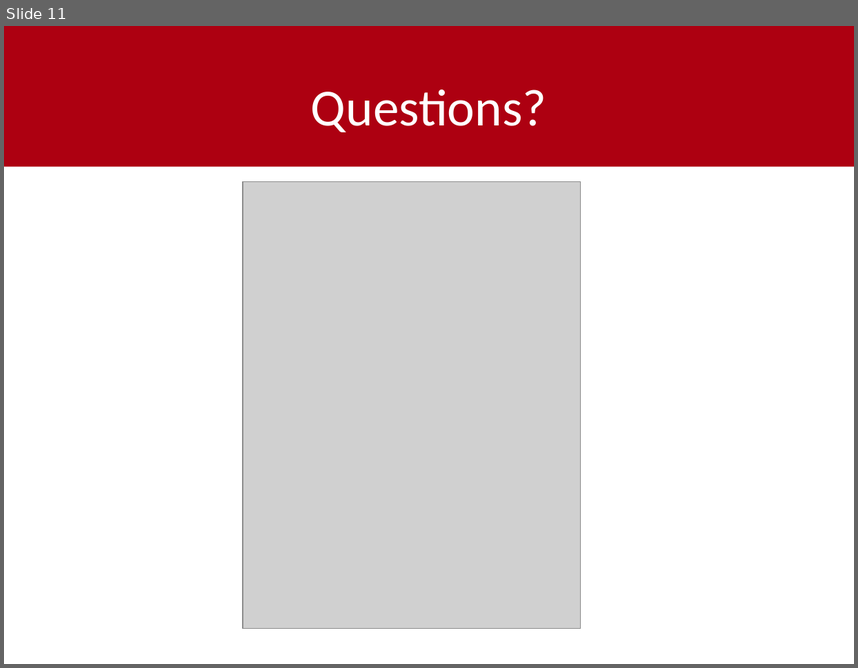
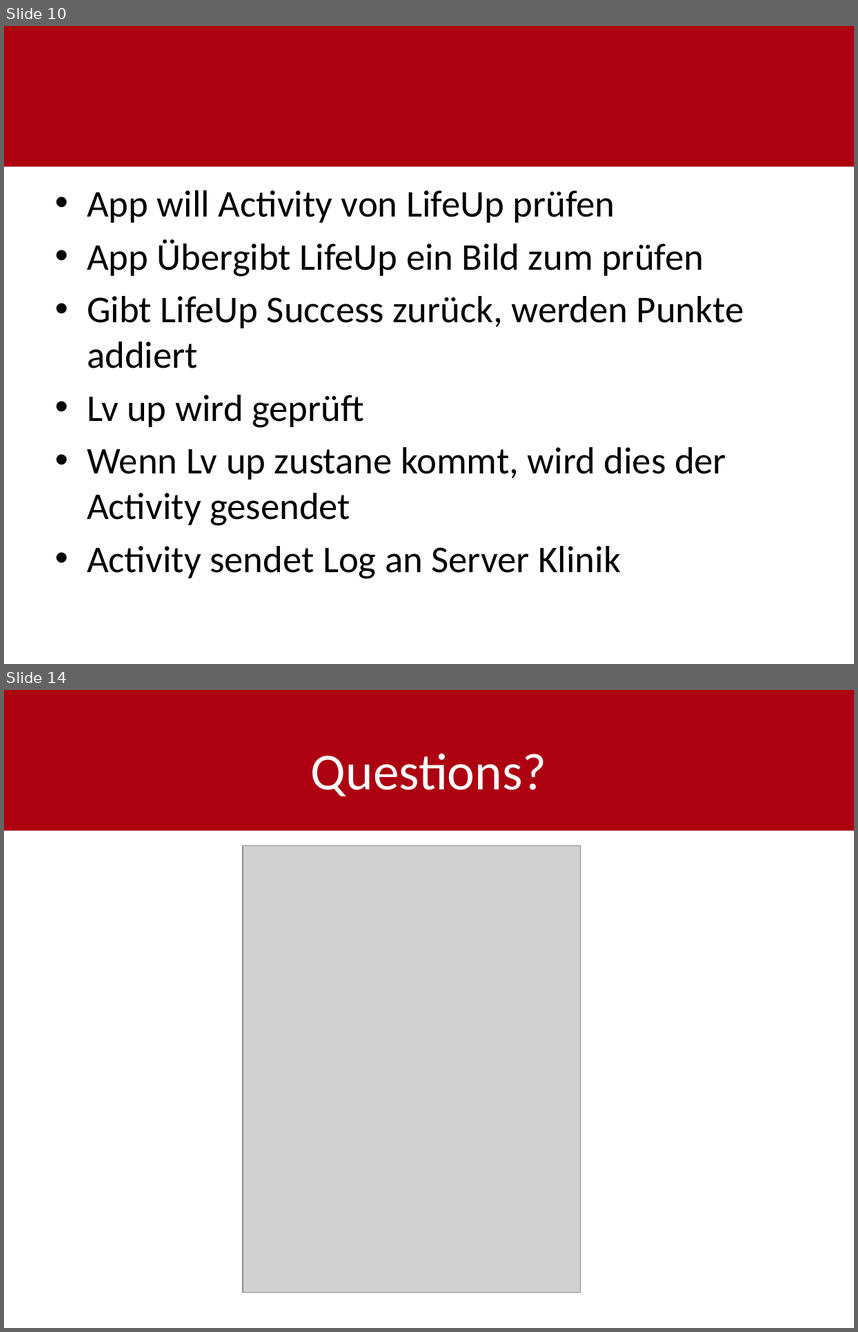
Before and after one commit to shylux/ch.bfh.bti7081.s2015.rot, a slide deck: doc/task07/design.pptx. Shown one above the other, each under a label of ours: slide 11 before the commit, slides 10 and 14 after it; the slides between them are not shown. The pictures are 858x668 and 858x1332 pixels, drawn with LibreOffice and Linux fonts; fonts in the diff are those of the drawing; grey boxes stand for pictures. Boxes give left, top, right and bottom in pixels: in the first picture for what was removed or moved away, otherwise in the second. Text is boxed around its words. In the diff, an @@ line names an element or a change of style, - is before the commit and + after.

```diff
--- a/doc/task07/design.pptx
+++ b/doc/task07/design.pptx
@@ slide 10 added at (4, 26, 854, 664), background #FFFFFF; not listed: 1 template element that a slide beside it also shows @@
@@ text added at (87, 190, 744, 579), 32 pt, text #000000 @@
+• App will Activity von LifeUp prüfen
+• App Übergibt LifeUp ein Bild zum prüfen
+• Gibt LifeUp Success zurück, werden Punkte addiert
+• Lv up wird geprüft
+• Wenn Lv up zustane kommt, wird dies der Activity gesendet
+• Activity sendet Log an Server Klinik
@@ what was slide 11 is now slide 14 @@
```
Also in this commit, not shown: 1 slide changed, 4 other slides added, 2 slides removed.
